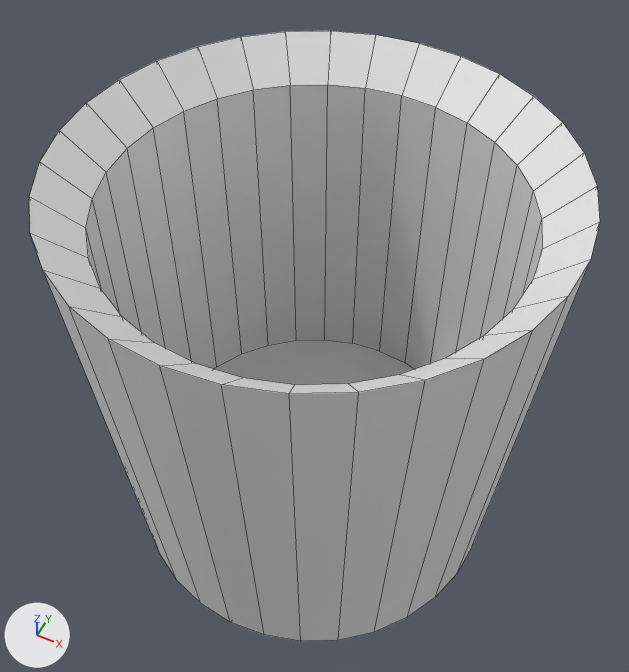
Two versions of the FBX model Normal Pizza for Normal People/Assets/Models/Trashcan.fbx, one commit apart.
Camera for both pictures: a 50 mm lens placed at (1.13, -2.25, 2.94), pointed at (-0.04, 0.08, 0.03). The axes (+X, +Y, +Z) are drawn at lower left. The lights are the same throughout. Mesh edges are drawn as thin lines.
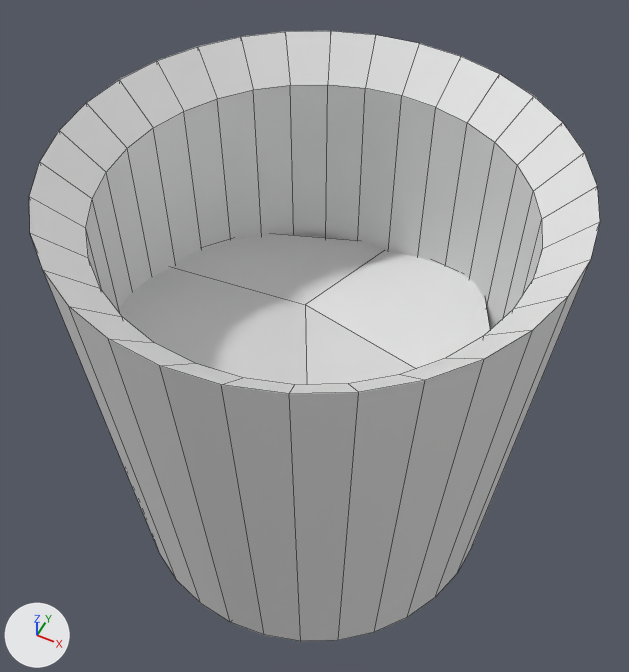
Boxes (x1, y1, x2, y2) around the edits, measured in the pictures (629 x 672 px):
'Trash', added: after (119, 234, 490, 385)

The change, as a diff of the scene's bpy script:
```diff
--- a/Normal Pizza for Normal People/Assets/Models/Trashcan.fbx.py
+++ b/Normal Pizza for Normal People/Assets/Models/Trashcan.fbx.py
@@ me_plane @@
+me_plane.from_pydata([(-0.76, -0.75, -1.12), (0.57, -0.79, -1.52), (-0.66, 0.48, -1.47), (0.5, 0.58, -1.39), (-0.93, 0.0, -1.38), (0.83, 0.0, -1.57), (-0.03, -1.0, -1.38), (-0.03, 0.8, -1.55), (-0.24, 0.22, -1.55), (-0.83, -0.5, -1.22), (0.84, -0.38, -1.55), (0.14, -0.51, -1.47)], [], [(8, 5, 3, 7), (11, 10, 5, 8), (9, 11, 8, 4), (4, 8, 7, 2), (0, 6, 11, 9), (6, 1, 10, 11)])
@@ ob_trash @@
+ob_trash = bpy.data.objects.new('Trash', me_plane)
+ob_trash.location = (0.032, 0.109, 1.478)
```
